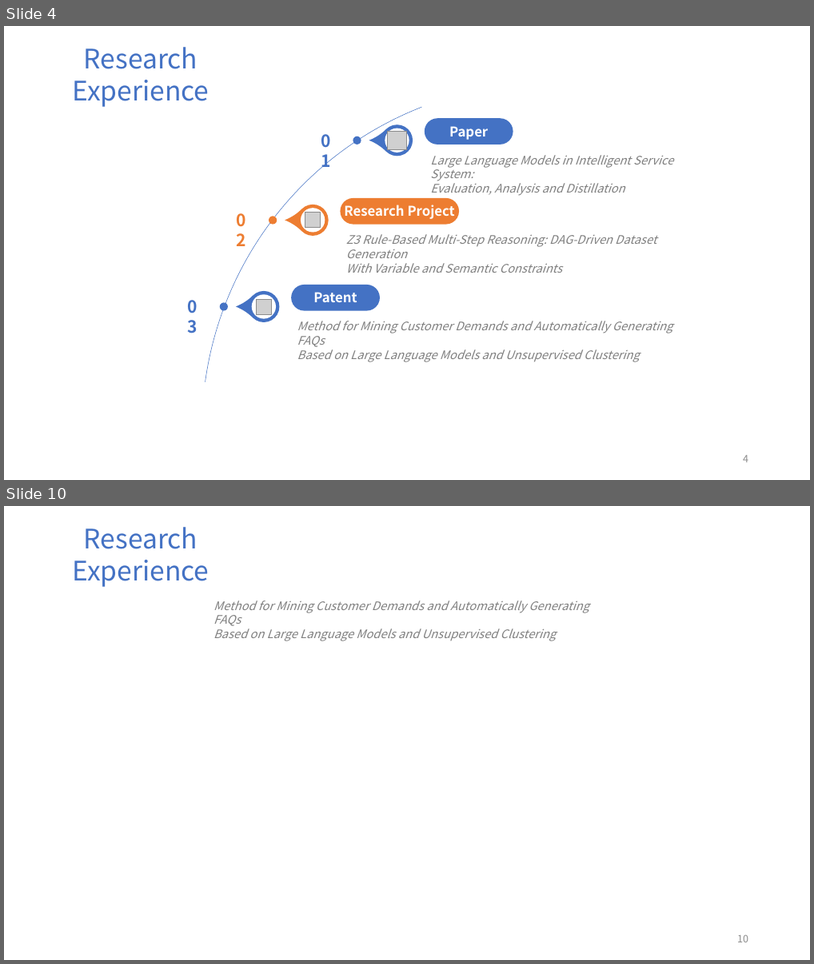
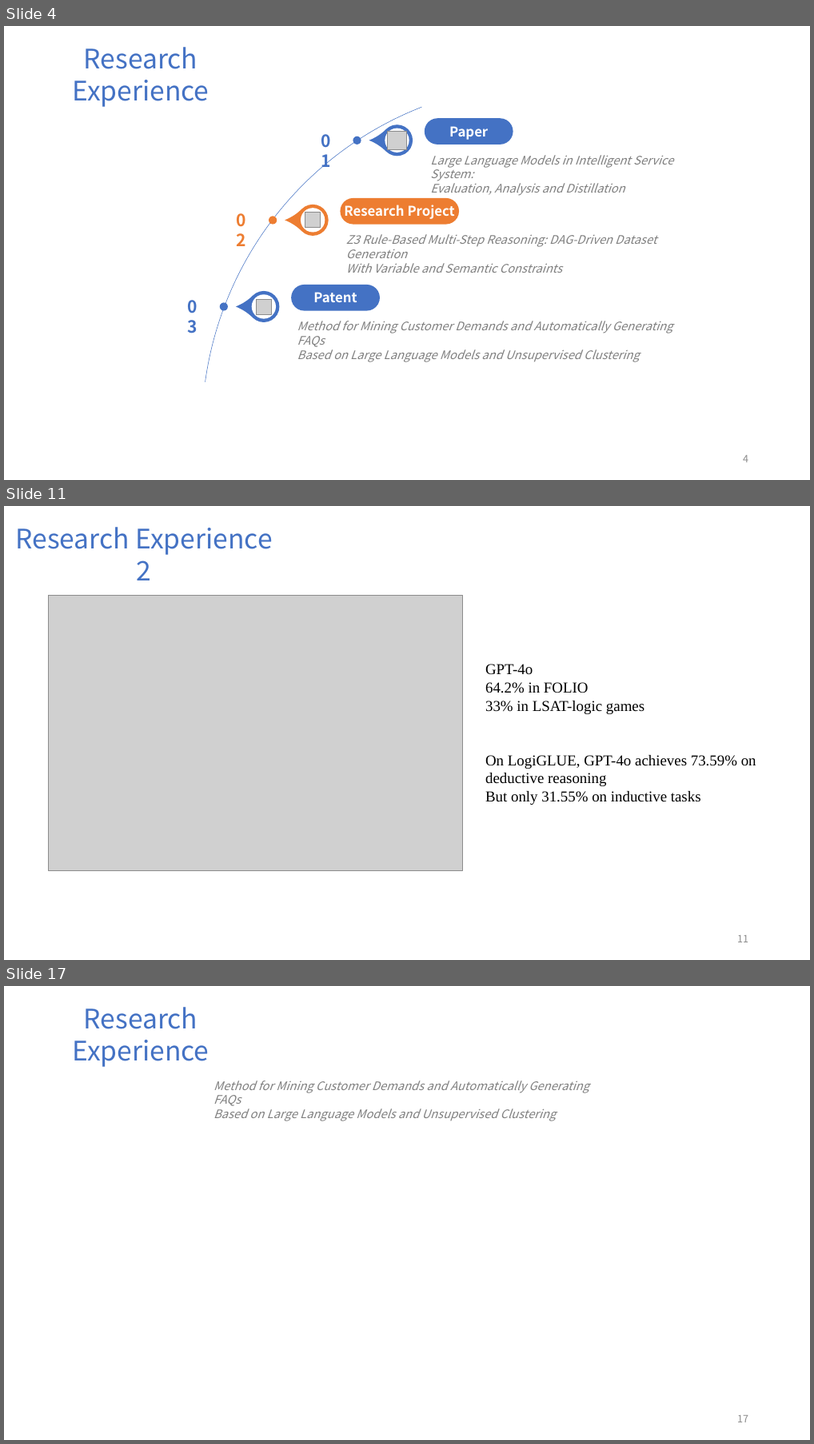
Before and after one commit to FriderickYu/Z3_Ex, a slide deck: Presentation.pptx. Shown one above the other, each under a label of ours: slides 4 and 10 before the commit, slides 4, 11 and 17 after it; the slides between them are not shown. The pictures are 814x964 and 814x1444 pixels, drawn with LibreOffice and Linux fonts; fonts in the diff are those of the drawing; grey boxes stand for pictures. Boxes give left, top, right and bottom in pixels: in the first picture for what was removed or moved away, otherwise in the second. Text is boxed around its words. In the diff, an @@ line names an element or a change of style, - is before the commit and + after.

```diff
--- a/Presentation.pptx
+++ b/Presentation.pptx
@@ slide 11 added at (4, 506, 810, 960), background #FFFFFF @@
@@ text added at (15, 527, 273, 580), 32 pt, text #4472C4 @@
+Research Experience 2
@@ picture added at (48, 595, 462, 870) @@
@@ text added at (486, 664, 757, 804), 18 pt, text #000000 @@
+GPT-4o
+64.2% in FOLIO
+33% in LSAT-logic games
+On LogiGLUE, GPT-4o achieves 73.59% on deductive reasoning
+But only 31.55% on inductive tasks
@@ page number added at (738, 935, 749, 942), 12 pt, text #8C8C8C @@
+11
@@ what was slide 10 is now slide 17 @@
@@ page number at (738, 1415, 749, 1422): text changed @@
-10
+17
```
Also in this commit, not shown: 8 slides changed, 7 other slides added, 4 slides removed, 1 other file.
